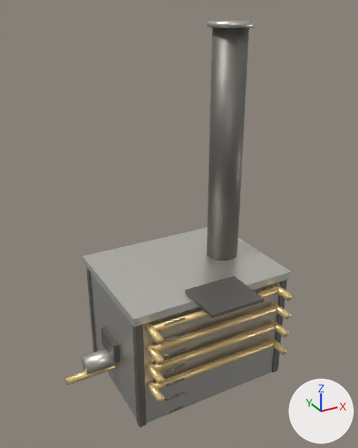
One commit to the OBJ model web/assets/hero/heater/heater.obj: the scene before it, then after it.
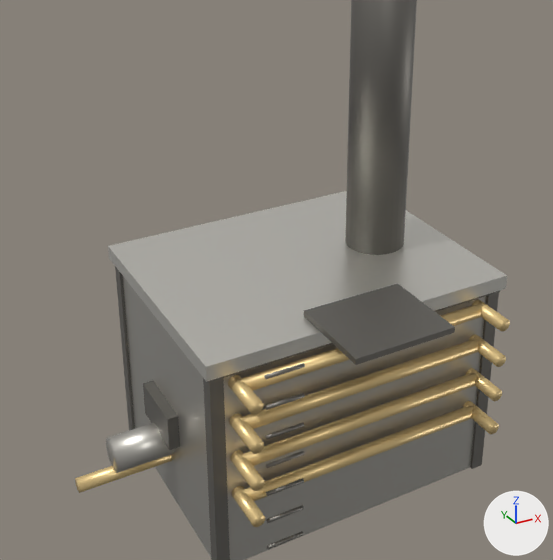
Each version is shown whole from a 50 mm lens placed at (-5.7, -10.1, 9.42), pointed at (-0.34, -0.35, 4.55), then close up on the part from 7% to 88% of the width and 28% to 94% of the height. Every picture has the same lights, and +X, +Y and +Z are marked at lower right. The older version's two pictures come first. Where no turn or scale is listed for an object, it has been applied to the vertices.

Objects in the first close-up: 'heater__Amber', 'heater__DarkSteel', 'heater__LightSteel', 'heater__Steel'.
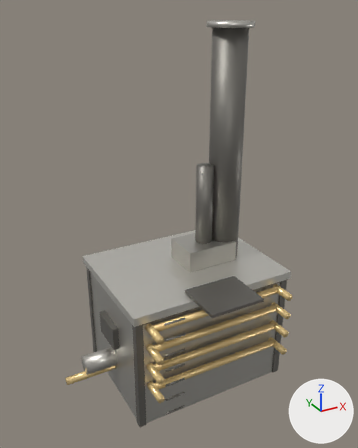
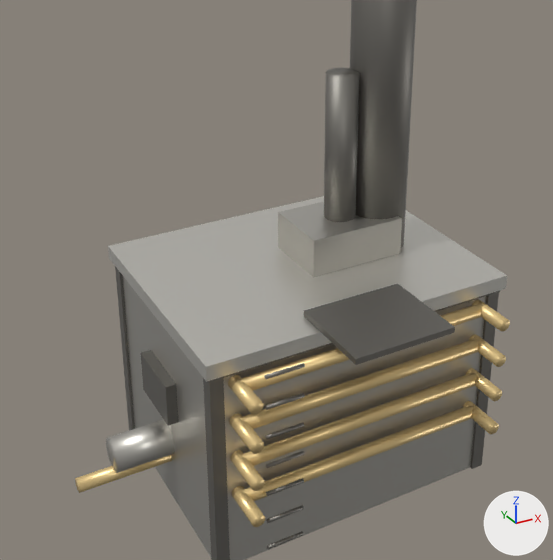
What differs and where, as boxes [x1, y1, x2, y2] in the close-ups (553 x 560 px):
'heater__Steel', reshaped
    before: [106, 275, 486, 560]
    after: [106, 202, 486, 560]
part 1 of me_heater__darksteel, added
    after: [141, 350, 179, 425]
part 2 of me_heater__darksteel, added
    after: [324, 68, 360, 222]
part 3 of me_heater__darksteel, deleted
    before: [143, 381, 180, 450]
part 4 of me_heater__steel, added
    after: [278, 202, 402, 278]

Patch to the scene script:
```diff
--- a/web/assets/hero/heater/heater.obj.py
+++ b/web/assets/hero/heater/heater.obj.py
@@ me_heater__darksteel @@
 # used by ob_heater__darksteel; location = (0.0, 0.0, 0.0)
-me_heater__darksteel.from_pydata(...)  # 224 vertices, 142 faces; spans x -2.25..2.15, y -2.5..1.65, z 0.0..9.0
+me_heater__darksteel.from_pydata(...)  # 276 vertices, 174 faces; spans x -2.25..2.15, y -2.5..1.65, z 0.0..9.0
+# me_heater__darksteel part 1: a new loose piece, a box spanning x -2.25..-1.35, y -0.45..0.45, z 1.55..2.15, in mat_darksteel (grey #817e79)
+# me_heater__darksteel part 2: a new loose piece, an 18-sided cylinder along z spanning x 0.38..0.82, y -0.22..0.22, z 3.4..5.8, in mat_darksteel (grey #817e79)
+# me_heater__darksteel part 3: the loose piece of 8 vertices spanning x -2.25..-1.35, y -0.45..0.45, z 1.15..1.65 is deleted
+# other edits to the shape of me_heater__darksteel do not show in these pictures
 me_heater__darksteel.materials.append(mat_darksteel)
@@ me_heater__steel @@
 # used by ob_heater__steel; location = (0.0, 0.0, 0.0)
-me_heater__steel.from_pydata(...)  # 144 vertices, 80 faces; spans x -2.9..2.9, y -1.6..1.6, z 0.0..9.11
+me_heater__steel.from_pydata(...)  # 152 vertices, 86 faces; spans x -2.9..2.9, y -1.6..1.6, z 0.0..9.11
+# me_heater__steel part 4: a new loose piece, a box spanning x -0.1..1.3, y -0.5..0.5, z 3.05..3.75, in mat_steel (light grey #cecbc4)
 me_heater__steel.materials.append(mat_steel)
```
